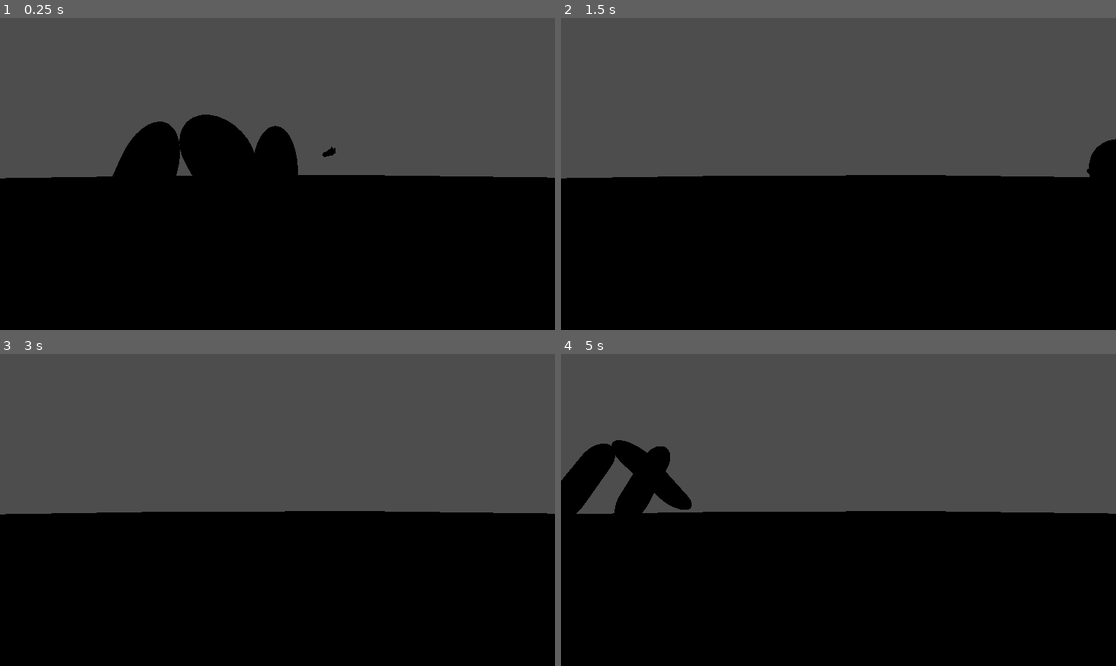
Above: before the commit, frames 1-4 (two rows, left to right).
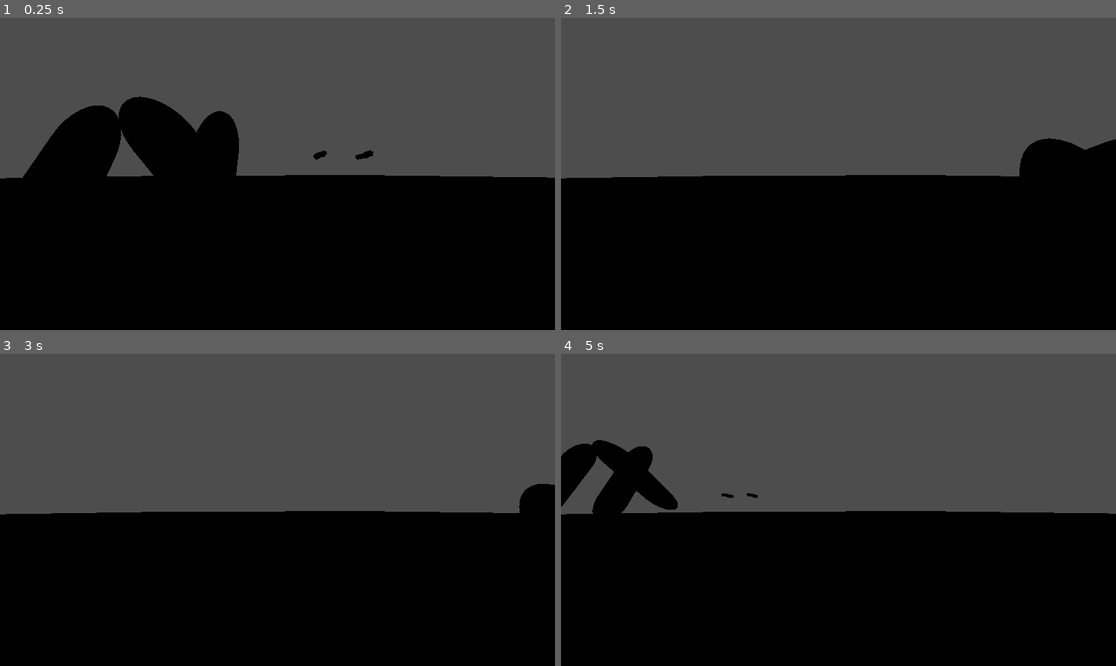
Above: after the commit, the same moments.

Repository: StudioXPEtudiant/-25-26.QC.S.S2_Escape-Night
Game: Godot game, scene res://Laboratoir(scène).tscn
Two runs of this game, one before a commit and one after it. Both use one fixed random seed, a clock stepped at 60 frames per second and the inputs below.
Inputs:
- Up to frame 1 (0.25 s): no input
- Up to frame 2 (1.5 s): tap Enter (ui_accept) at 0.5, 0.77 s; hold D (Droite) 0.53-1.28 s; tap S (Recule) at 0.6, 1.35 s; hold A (Gauche) from 1.28 s (still down)
- Up to frame 3 (3 s): tap Enter (ui_accept) at 1.52 s; release A (Gauche) at 2.03 s; hold D (Droite) 2.03-2.78 s; tap S (Recule) at 2.1, 2.85 s; hold W (Avance) from 2.78 s (still down)
- Up to frame 4 (5 s): tap Enter (ui_accept) at 3.02, 3.77, 4.52 s; release W (Avance) at 3.53 s; hold A (Gauche) from 3.53 s (still down); tap S (Recule) at 3.6, 4.35 s

The runs differ from the first frame. In frame 1, 5.9% of the frame differs, in the area x 4-68%, y 25-52%; in frame 2, 1.4%; in frame 3, 0.5%; in frame 4, 2.5%.

Commit message:
Plus réalisre

Diff:
--- a/Arms2.0.tscn
+++ b/Arms2.0.tscn
@@ -1,6 +1,9 @@
-[gd_scene load_steps=2 format=3 uid="uid://yyyno8101x5o"]
+[gd_scene load_steps=3 format=3 uid="uid://yyyno8101x5o"]
 
 [ext_resource type="PackedScene" uid="uid://16fiqwvuvn1o" path="res://ARMS.obj" id="1_p1g2a"]
+
+[sub_resource type="BoxShape3D" id="BoxShape3D_vb2yd"]
+size = Vector3(1.82275, 5.24213, 5.12207)
 
 [node name="Arms" instance=ExtResource("1_p1g2a")]
 transform = Transform3D(0.1, 0, 0, 0, 0.1, 0, 0, 0, 0.1, 0, 0, 0)
@@ -8,5 +11,13 @@
 [node name="Cube_002" parent="." index="0"]
 transform = Transform3D(-4.37114e-08, 0, -1, 0, 1, 0, 1, 0, -4.37114e-08, 3, 0, -2)
 
+[node name="CollisionShape3D2" type="CollisionShape3D" parent="Cube_002" index="0"]
+transform = Transform3D(-4.37114e-08, 0, 1, 0, 1, 0, -1, 0, -4.37114e-08, 4.06104, -0.327057, -0.31467)
+shape = SubResource("BoxShape3D_vb2yd")
+
 [node name="Cube_001" parent="." index="1"]
 transform = Transform3D(-4.37114e-08, 0, 1, 0, 1, 0, -1, 0, -4.37114e-08, -3, 0, -2)
+
+[node name="CollisionShape3D" type="CollisionShape3D" parent="Cube_001" index="0"]
+transform = Transform3D(-4.37114e-08, 0, -1, 0, 1, 0, 1, 0, -4.37114e-08, -4.06104, 0.113953, -0.22399)
+shape = SubResource("BoxShape3D_vb2yd")
--- a/PP.tscn
+++ b/PP.tscn
@@ -4,7 +4,7 @@
 [ext_resource type="Script" path="res://personnage_principal.gd" id="1_jhnc7"]
 
 [sub_resource type="BoxShape3D" id="BoxShape3D_qgq2l"]
-size = Vector3(1, 0.241699, 0.552734)
+size = Vector3(1, 1.39124, 0.552734)
 
 [node name="Node3D" type="CharacterBody3D"]
 script = ExtResource("1_jhnc7")
@@ -12,5 +12,5 @@
 [node name="Arms" parent="." instance=ExtResource("1_f6i2h")]
 
 [node name="CollisionShape3D" type="CollisionShape3D" parent="."]
-transform = Transform3D(1, 0, 0, 0, 1, 0, 0, 0, 1, 0, 0.0734863, 0.223633)
+transform = Transform3D(1, 0, 0, 0, 1, 0, 0, 0, 1, 0, -0.501282, 0.223633)
 shape = SubResource("BoxShape3D_qgq2l")
